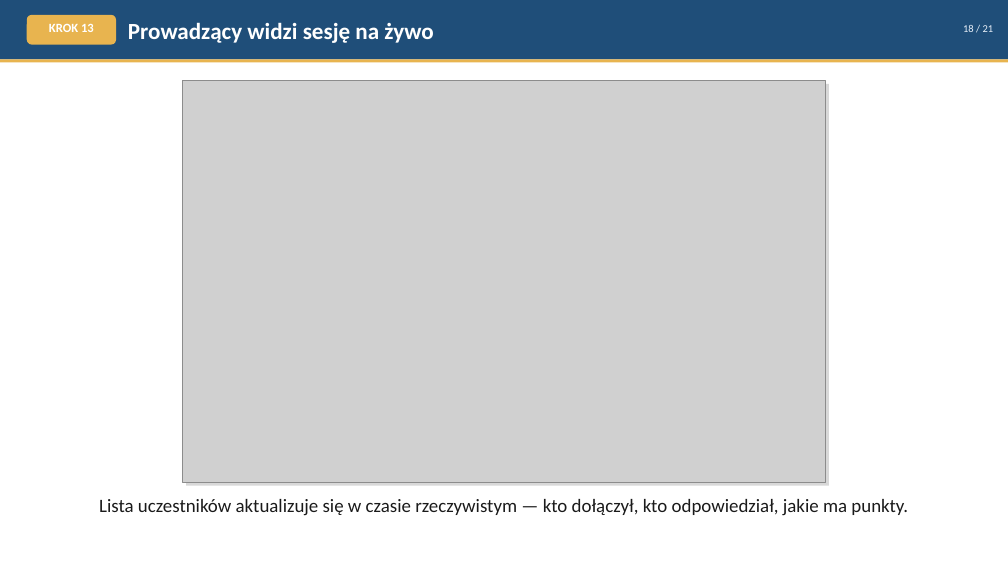
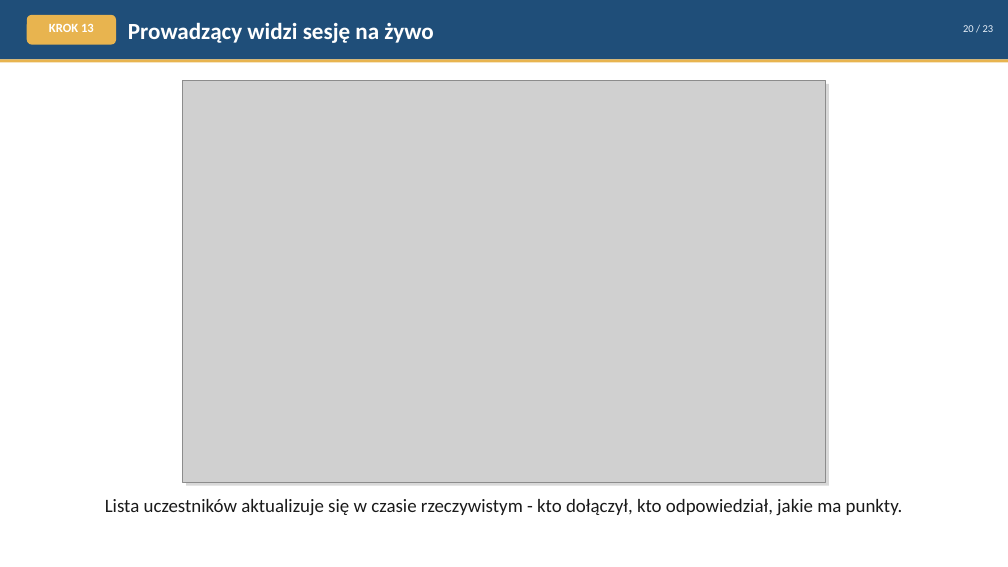
Before and after one commit to rdest-devs/cogniro, a slide deck: slide 20 of docs/cogniro-presentation.pptx (slide 18 before the commit). Drawn at 1008x567 pixels with LibreOffice and Linux fonts; fonts in the diff are those of the drawing; grey boxes stand for pictures. Boxes give left, top, right and bottom in pixels: in the first picture for what was removed or moved away, otherwise in the second. Text is boxed around its words. In the diff, an @@ line names an element or a change of style, - is before the commit and + after.

```diff
--- a/docs/cogniro-presentation.pptx
+++ b/docs/cogniro-presentation.pptx
@@ text at bbox=[963, 25, 994, 32]: text changed @@
-18 / 21
+20 / 23
@@ text at bbox=[105, 499, 903, 516]: text changed @@
-Lista uczestników aktualizuje się w czasie rzeczywistym — kto dołączył, kto odpowiedział, jakie ma punkty.
+Lista uczestników aktualizuje się w czasie rzeczywistym - kto dołączył, kto odpowiedział, jakie ma punkty.
```
Also in this commit, not shown: 18 other slides changed, 2 slides added.
